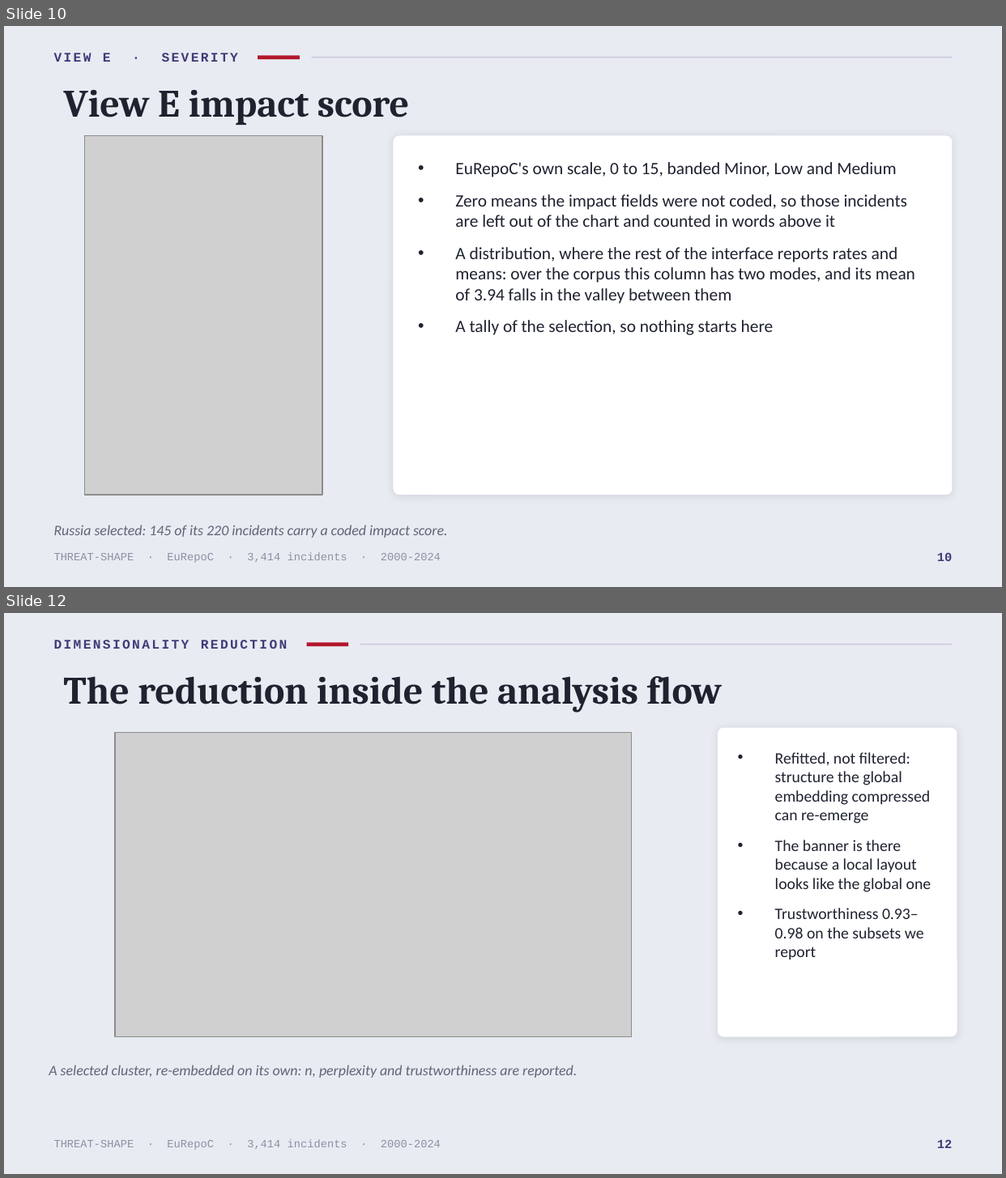
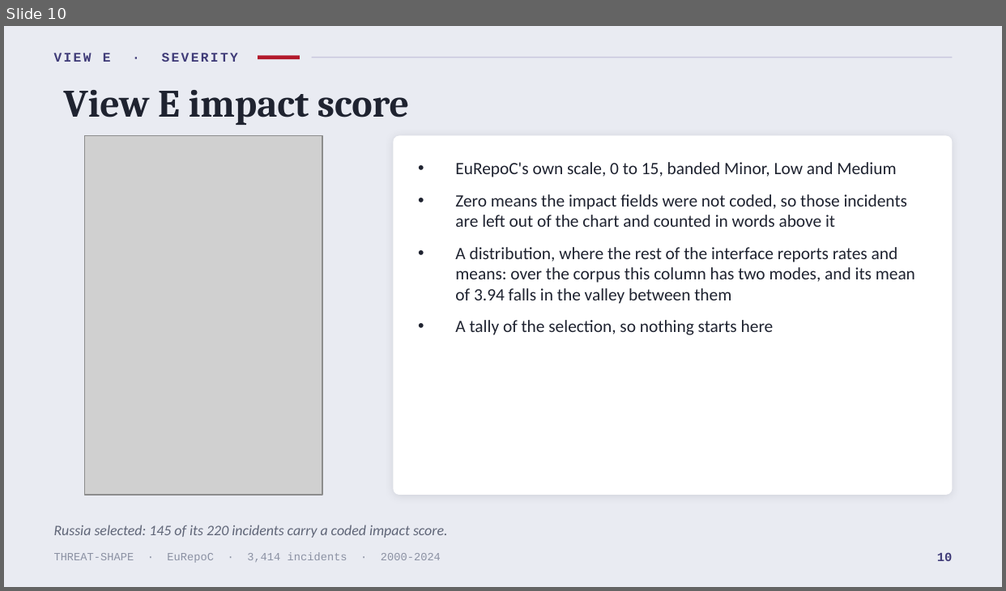
Before and after one commit to SamueleProietti/Visual_Analytics-Project, a slide deck: docs/slides/Threat-Shape.pptx. Shown one above the other, each under a label of ours: slides 10 and 12 before the commit, slide 10 after it; the slides between them are not shown. The pictures are 1006x1178 and 1006x591 pixels, drawn with LibreOffice and Linux fonts; fonts in the diff are those of the drawing; grey boxes stand for pictures. Boxes give left, top, right and bottom in pixels: in the first picture for what was removed or moved away, otherwise in the second. Text is boxed around its words. In the diff, an @@ line names an element or a change of style, - is before the commit and + after.

```diff
--- a/docs/slides/Threat-Shape.pptx
+++ b/docs/slides/Threat-Shape.pptx
@@ slide 12 removed at bbox=[4, 613, 1002, 1174], background #E9EBF2 @@
@@ text removed at bbox=[54, 640, 287, 649] @@
-DIMENSIONALITY REDUCTION
@@ rectangle removed at bbox=[306, 642, 348, 646] @@
@@ rectangle removed at bbox=[360, 644, 952, 645] @@
@@ text removed at bbox=[64, 676, 722, 712] @@
-The reduction inside the analysis flow
@@ picture removed at bbox=[115, 733, 632, 1037] @@
@@ rounded rectangle removed at bbox=[718, 728, 957, 1037] @@
@@ text removed at bbox=[775, 752, 931, 960] @@
-• Refitted, not filtered: structure the global embedding compressed can re-emerge
-• The banner is there because a local layout looks like the global one
-• Trustworthiness 0.93–0.98 on the subsets we report
@@ text removed at bbox=[49, 1065, 577, 1078] @@
-A selected cluster, re-embedded on its own: n, perplexity and trustworthiness are reported.
@@ text removed at bbox=[54, 1139, 441, 1150] @@
-THREAT-SHAPE · EuRepoC · 3,414 incidents · 2000-2024
@@ text removed at bbox=[937, 1139, 952, 1148] @@
-12
```
Also in this commit, not shown: 5 slides changed, 2 slides added, 1 other slide removed, 28 other files.
